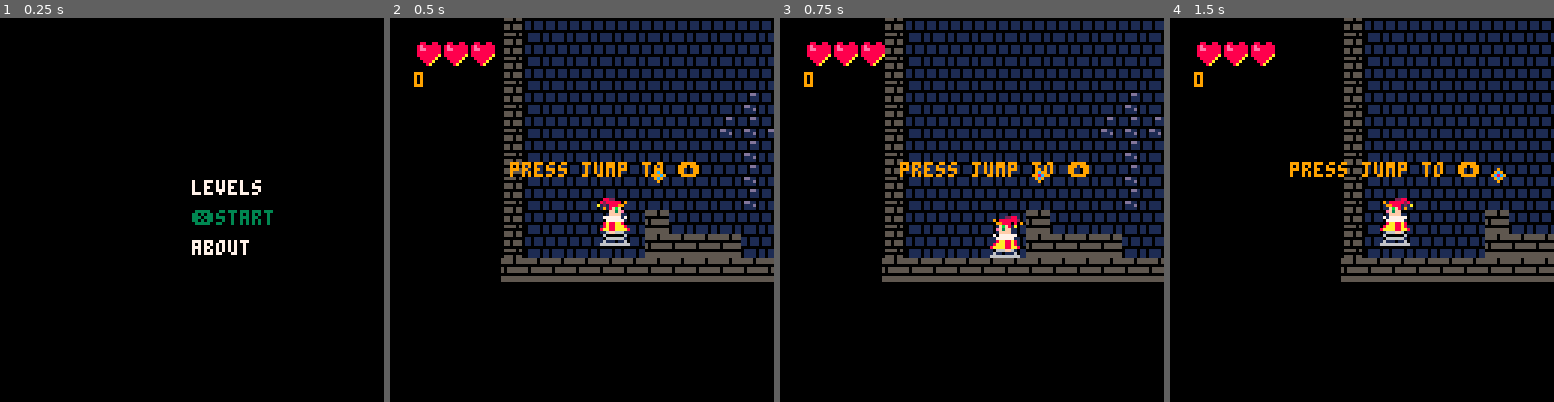
Above: before the commit, frames 1-4 (left to right).
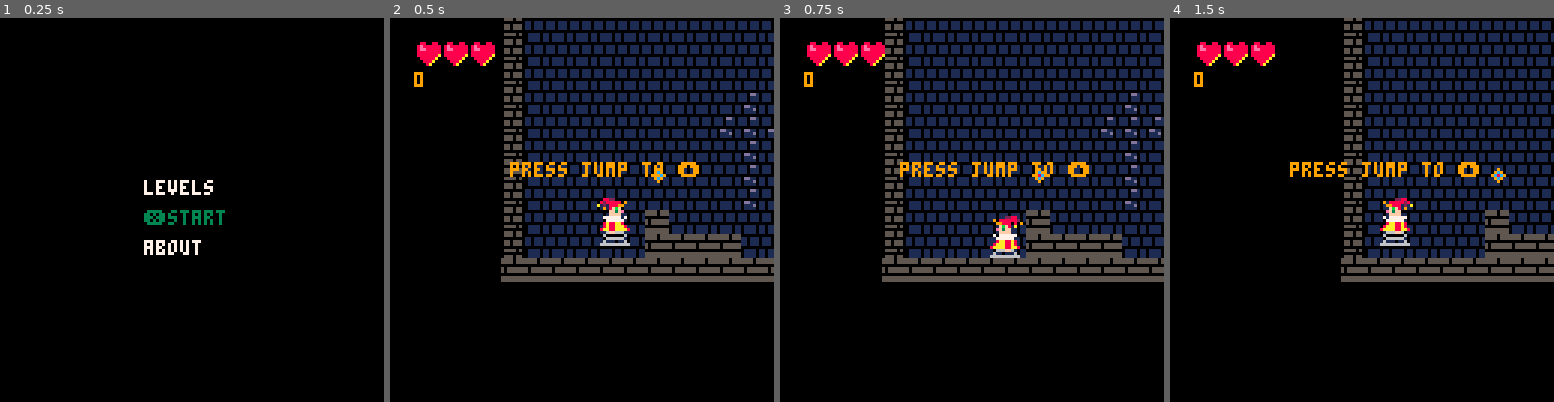
Above: after the commit, the same moments.

Repository: scorp66/pico
Game: PICO-8 cartridge jack_1_6.p8
The game is run twice, just before and just after one commit, with the same random seed, the same clock (stepped at 60 frames per second) and the same inputs.
Inputs:
- Up to frame 1 (0.25 s): no input
- Up to frame 2 (0.5 s): tap X (X key) at 0.33 s
- Up to frame 3 (0.75 s): no input
- Up to frame 4 (1.5 s): tap X (X key) at 1.07 s

The runs differ from the first frame. In frame 1, 1.7% of the frame differs, in the area x 37-72%, y 42-62%; in frame 2, nothing differs; in frame 3, nothing differs; in frame 4, nothing differs.

Commit message:
fixed_menu

Diff:
--- a/jack_1_6.p8
+++ b/jack_1_6.p8
@@ -1073,31 +1073,31 @@
 end
 
 function game_over()
-print('game over',hero.x,
-                    hero.y+40,8)
+print('game over',hero.x-14,
+                    hero.y-10,8)
 end
 
 function main_menu()
 print(mm_pos==0 and'❎start'or
- 'start',hero.x,hero.y,
+ 'start',hero.x-16,hero.y,
          mm_pos == 0 and 3 or 7)
 print(mm_pos==1 and'❎about'or
- 'about',hero.x,hero.y+10,
+ 'about',hero.x-16,hero.y+10,
        mm_pos == 1 and 3 or 7)
 print(mm_pos== 2 and'❎levels'or
- 'levels',hero.x,hero.y-10,
+ 'levels',hero.x-16,hero.y-10,
        mm_pos == 2  and 3 or 7)
 end
 
 function level_menu_draw()
 print(lm_pos==0 and'❎level 1'or
- 'level 1',hero.x,hero.y,
+ 'level 1',hero.x-16,hero.y-10,
          lm_pos == 0 and 3 or 7)
 print(lm_pos==1 and'❎level 2'or
- 'level 2',hero.x,hero.y+10,
+ 'level 2',hero.x-16,hero.y,
        lm_pos == 1 and 3 or 7)
 print(lm_pos==2 and'❎level 3'or
- 'level 3',hero.x,hero.y+20,
+ 'level 3',hero.x-16,hero.y+10,
        lm_pos == 2 and 3 or 7)
 end
 
